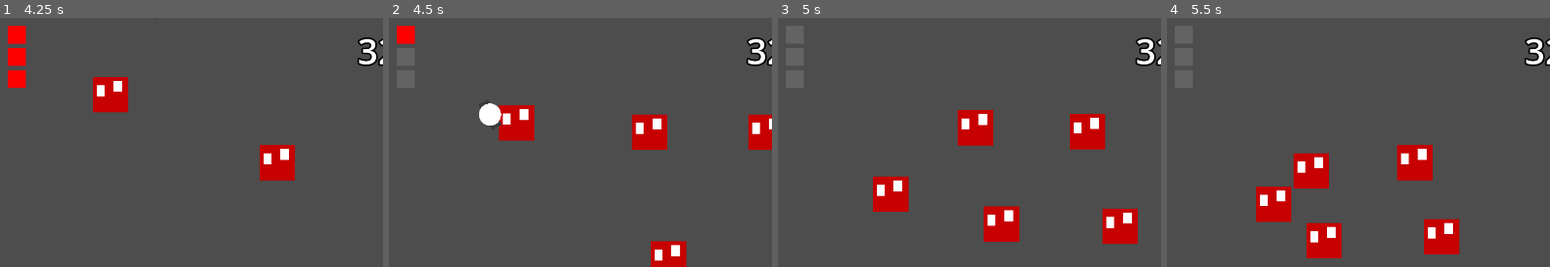
Above: before the commit, frames 1-4 (left to right).
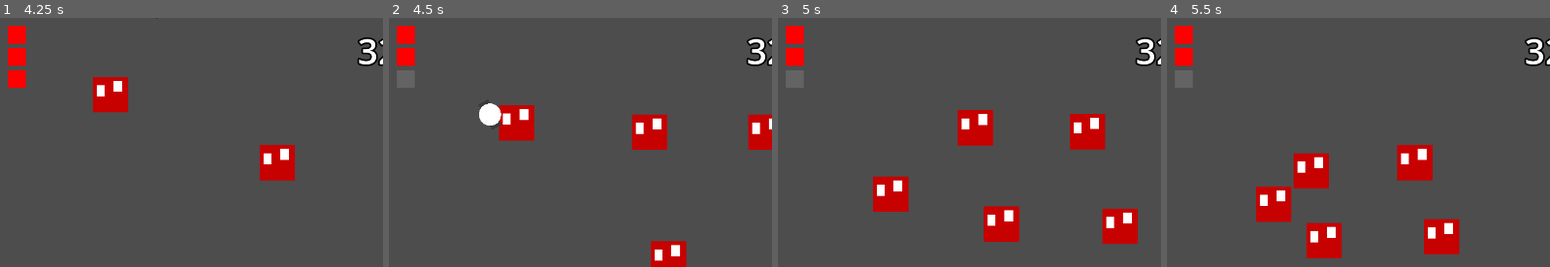
Above: after the commit, the same moments.

Repository: Garrett-Ravatt/DEEBSMoP
Game: Godot game, scene res://test-scenes/get_the_man.tscn
The game is run twice, just before and just after one commit, with the same random seed, the same clock (stepped at 60 frames per second) and the same inputs. The project has no main scene, so this scene is started directly.
Inputs (mouse positions are % of the whole screen's width and height, from its top left):
- Up to frame 1 (4.25 s): tap Enter at 0.5 s; move the mouse to (73, 45) at 0.52 s; hold D (move_right) 0.53-1.28 s; click (73, 45) at 0.6 s; move the mouse to (30, 55) at 1.27 s; hold S (move_down) 1.28-2.03 s; right-click (30, 55) at 1.35 s; move the mouse to (61, 28) at 2.02 s; hold D (move_right) 2.03-2.78 s; click (61, 28) at 2.1 s; move the mouse to (46, 70) at 2.77 s; hold W (move_up) 2.78-3.53 s; right-click (46, 70) at 2.85 s; move the mouse to (81, 65) at 3.52 s; hold A (move_left) from 3.53 s (still down); click (81, 65) at 3.6 s
- Up to frame 2 (4.5 s): keep holding A (move_left); move the mouse to (20, 35) at 4.27 s; right-click (20, 35) at 4.35 s
- Up to frame 3 (5 s): keep holding A (move_left)
- Up to frame 4 (5.5 s): move the mouse to (56, 50) at 5.02 s; release A (move_left) at 5.03 s; hold S (move_down) from 5.03 s (still down); click (56, 50) at 5.1 s
The pictures show only the part of the screen within x 1-51%, y 2-52%; the shares and areas given below are measured in that part.

Frame 1 is identical in both runs. In frame 2, 0.4% of the frame differs, in the area x 2-7%, y 12-20%; in frame 3, 0.7%, in the area x 2-7%, y 3-20%; in frame 4, 0.7%.

Commit message:
Invincibility timer added

Diff:
--- a/objects/the_man.gd
+++ b/objects/the_man.gd
@@ -19,6 +19,8 @@
 
 @onready var pri_hitbox : Area2D = $"PrimaryFireHurtbox"
 @onready var sec_hitbox : Area2D = $"SecondaryFireHurtbox"
+
+@onready var i_timer : Timer = $"ITimer"
 
 func _ready():
 	screen_size = get_viewport_rect().size
@@ -79,7 +81,9 @@
 	move_and_slide()
 
 func get_hurt():
-	health -= 1
+	if i_timer.is_stopped():
+		health -= 1
+		i_timer.start()
 
 func _on_death():
 	print("Player freaking died, criminy... H E double hocky sticks dude. Wow.")
--- a/objects/the_man.tscn
+++ b/objects/the_man.tscn
@@ -61,6 +61,10 @@
 [node name="CollisionPolygon2D2" type="CollisionPolygon2D" parent="SecondaryFireHurtbox"]
 polygon = PackedVector2Array(0, 0, -95, -250, 0, -275, 95, -250)
 
+[node name="ITimer" type="Timer" parent="."]
+wait_time = 0.5
+one_shot = true
+
 [node name="CanvasLayer" type="CanvasLayer" parent="."]
 
 [node name="HUD" parent="CanvasLayer" instance=ExtResource("2_lelup")]
